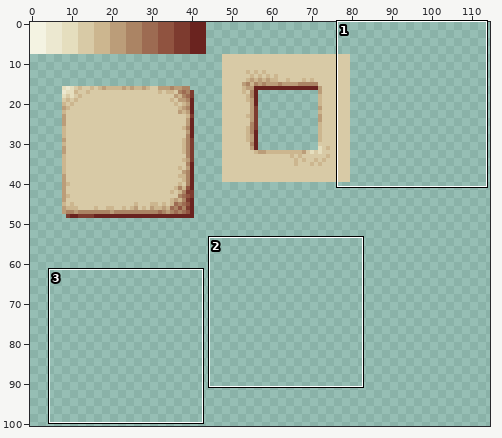
File history of a sprite sheet, png/paper.png. Above, an overview of the earlier version with the close-up marked.
Close-up. The starting point:
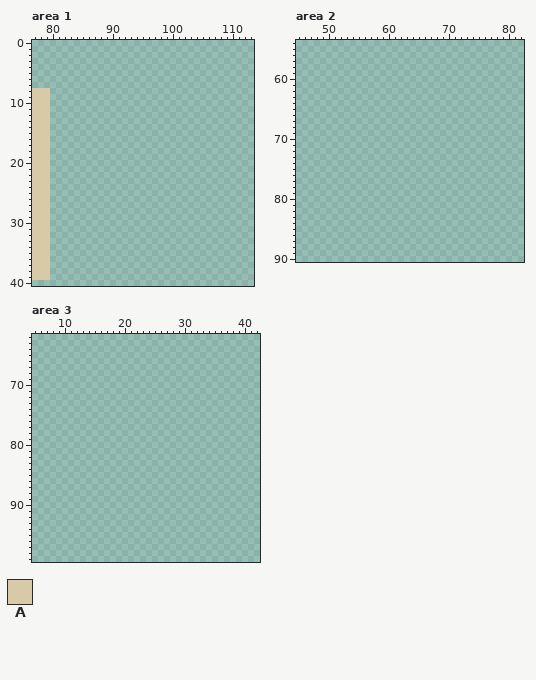
The file is 256x256 pixels. Colours within 5 levels of each other are drawn and written as one. Shown: area 1: x 77..113, y 0..40; area 2: x 45..82, y 54..90; area 3: x 5..42, y 62..99. The wide view leaves out empty margins.
Palette (. is transparent): A #d8caa6
Pixels before, area 1, first column x 77:
 8 AAA
 9 AAA
10 AAA
11 AAA
12 AAA
13 AAA
14 AAA
15 AAA
16 AAA
17 AAA
18 AAA
19 AAA
20 AAA
21 AAA
22 AAA
23 AAA
24 AAA
25 AAA
26 AAA
27 AAA
28 AAA
29 AAA
30 AAA
31 AAA
32 AAA
33 AAA
34 AAA
35 AAA
36 AAA
37 AAA
38 AAA
39 AAA
And afterwards:
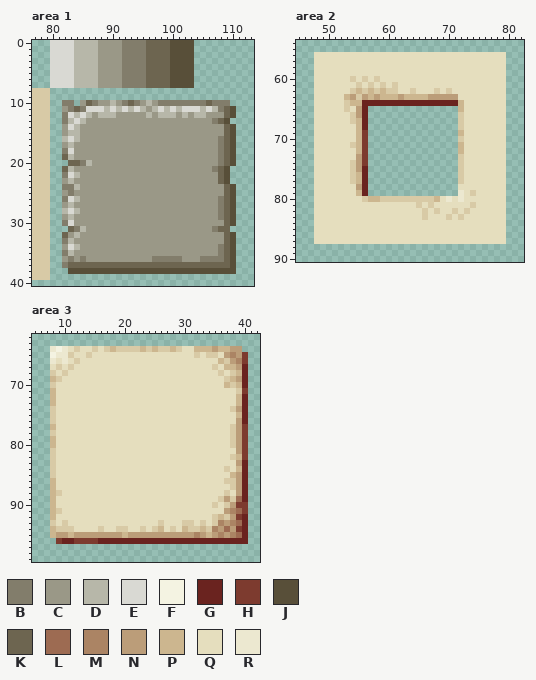
Colours new in this view: B #827d6b  C #9a9887  D #b7b7a9  E #d9d9d3  F #f4f3e2  G #6a231f  H #7d3b2f  J #584f39  K #6d6550  L #9d6b52  M #ab8464  N #bb9d79  P #ccb68f  Q #e5debe  R #ece8d0
The edit:
Changed rows in their new state; - is an unchanged pixel.
Area 1:
first column x 80:
 0 EEEEDDDDCCCCBBBBKKKKJJJJ-------
 1 EEEEDDDDCCCCBBBBKKKKJJJJ-------
 2 EEEEDDDDCCCCBBBBKKKKJJJJ-------
 3 EEEEDDDDCCCCBBBBKKKKJJJJ-------
 4 EEEEDDDDCCCCBBBBKKKKJJJJ-------
 5 EEEEDDDDCCCCBBBBKKKKJJJJ-------
 6 EEEEDDDDCCCCBBBBKKKKJJJJ-------
 7 EEEEDDDDCCCCBBBBKKKKJJJJ-------
10 --BB-CKBCCDCBKBCDCBBBBBBBBKBBB-
11 --CBKBEEEDEDEDEDCDEDEDEEEDEDBKJ
12 --BEDEDCDDDCCCCCDCDDDCDCDDCCCKJ
13 --BDEDCCCCCCCCCCCCCCCCCCCCCBKJ-
14 --CEDCCCCCCCCCCCCCCCCCCCCCCCCKJ
15 --CDDCCCCCCCCCCCCCCCCCCCCCCCCKJ
16 --DEDCCCCCCCCCCCCCCCCCCCCCCCBKJ
17 --CDCCCCCCCCCCCCCCCCCCCCCCCCBKJ
18 --BECCCCCCCCCCCCCCCCCCCCCCCCBKJ
19 --KDCCCCCCCCCCCCCCCCCCCCCCCCBKJ
20 ---KKBDCCCCCCCCCCCCCCCCCCCCCBKJ
21 --KDCCCCCCCCCCCCCCCCCCCCCCCBKJ-
22 --BEDCCCCCCCCCCCCCCCCCCCCCCCKJ-
23 --CDCCCCCCCCCCCCCCCCCCCCCCCCKJ-
24 --BBDCCCCCCCCCCCCCCCCCCCCCCCCKJ
25 --CBCCCCCCCCCCCCCCCCCCCCCCCCCKJ
26 --BEDCCCCCCCCCCCCCCCCCCCCCCCBKJ
27 --CDCCCCCCCCCCCCCCCCCCCCCCCCBKJ
28 --DEDCCCCCCCCCCCCCCCCCCCCCCCBKJ
29 --CDCCCCCCCCCCCCCCCCCCCCCCCCBKJ
30 --BECCCCCCCCCCCCCCCCCCCCCCCCCKJ
31 ---KBDCCCCCCCCCCCCCCCCCCCCCBKK-
32 --KCDCCCCCCCCCCCCCCCCCCCCCCCCKJ
33 --BDCCCCCCCCCCCCCCCCCCCCCCCCCKJ
34 --CEDCCCCCCCCCCCCCCCCCCCCCCCBKJ
35 --BDCCCCCCCCCCCCCCCCCCCCCCCCBKJ
36 --CBCBCCCCCCCCCCCBBBBBCCCBBBBKJ
37 --BKKKKKKKKKKKKKKKKKKKKKKKKKKKJ
38 ---JJJJJJJJJJJJJJJJJJJJJJJJJJJJ
Area 2:
first column x 48:
56 QQQQQQQQQQQQQQQQQQQQQQQQQQQQQQQQ
57 QQQQQQQQQQQQQQQQQQQQQQQQQQQQQQQQ
58 QQQQQQQQQQQQQQQQQQQQQQQQQQQQQQQQ
59 QQQQQQQQQQQQQQQQQQQQQQQQQQQQQQQQ
60 QQQQQQAQAQAQQQQQQQQQQQQQQQQQQQQQ
61 QQQQQQQAQAQAQAQQQQQQQQQQQQQQQQQQ
62 QQQQQQAPAPAPAAQQAQQQAQAQQQQQQQQQ
63 QQQQQPNANPNPPPNPPPPNNNNNQQQQQQQQ
64 QQQQQAPPGGGGGGGGGGGGGGGGPQQQQQQQ
65 QQQQQAQNG---------------PQQQQQQQ
66 QQQQQQANG---------------AQQQQQQQ
67 QQQQQQAPG---------------AQQQQQQQ
68 QQQQQQQPG---------------AQQQQQQQ
69 QQQQQQQPH---------------PQQQQQQQ
70 QQQQQQQPH---------------AQQQQQQQ
71 QQQQQQAPH---------------PQQQQQQQ
72 QQQQQQQPH---------------PQQQQQQQ
73 QQQQQQQNH---------------AQQQQQQQ
74 QQQQQQANH---------------AQQQQQQQ
75 QQQQQQANG---------------AQQQQQQQ
76 QQQQQQAPG---------------AQQQQQQQ
77 QQQQQQAPG---------------AQQQQQQQ
78 QQQQQQQNG---------------QQQQQQQQ
79 QQQQQQQPG---------------RQAQQQQQ
80 QQQQQQQQAPPAAAAAAAAAPQRQRQQQQQQQ
81 QQQQQQQQQQQQQQQQQAQAQQQQQQAQQQQQ
82 QQQQQQQQQQQQQQQQQQAQAQQAQAQQQQQQ
83 QQQQQQQQQQQQQQQQQQAQQQAQAQQQQQQQ
84 QQQQQQQQQQQQQQQQQQQQQQQQQQQQQQQQ
85 QQQQQQQQQQQQQQQQQQQQQQQQQQQQQQQQ
86 QQQQQQQQQQQQQQQQQQQQQQQQQQQQQQQQ
87 QQQQQQQQQQQQQQQQQQQQQQQQQQQQQQQQ
Area 3:
first column x 8:
 64 RFRQAQQAQAPAAAAPAPAAPAQQPPPNPPNN-
 65 FRRAQQAQQQQQQQQQQQQQQQQQAQAAQNMNH
 66 RQRQAQQQQQQQQQQQQQQQQQQQQQQQPANMH
 67 QAQAQQQQQQQQQQQQQQQQQQQQQQQAQPPNG
 68 AQAQQQQQQQQQQQQQQQQQQQQQQQQQAQAPG
 69 PAQQQQQQQQQQQQQQQQQQQQQQQQQQQAPNG
 70 AQQQQQQQQQQQQQQQQQQQQQQQQQQQQPAPG
 71 PQQQQQQQQQQQQQQQQQQQQQQQQQQQQQQAH
 72 PQQQQQQQQQQQQQQQQQQQQQQQQQQQQQQPG
 73 PQQQQQQQQQQQQQQQQQQQQQQQQQQQQQQPG
 74 AQQQQQQQQQQQQQQQQQQQQQQQQQQQQQANG
 75 AQQQQQQQQQQQQQQQQQQQQQQQQQQQQQQPG
 76 AQQQQQQQQQQQQQQQQQQQQQQQQQQQQQQNG
 77 PQQQQQQQQQQQQQQQQQQQQQQQQQQQQQANH
 78 AQQQQQQQQQQQQQQQQQQQQQQQQQQQQQANH
 79 PQQQQQQQQQQQQQQQQQQQQQQQQQQQQQANH
 80 PQQQQQQQQQQQQQQQQQQQQQQQQQQQQQANH
 81 AQQQQQQQQQQQQQQQQQQQQQQQQQQQQQQNH
 82 AQQQQQQQQQQQQQQQQQQQQQQQQQQQQQAPH
 83 AQQQQQQQQQQQQQQQQQQQQQQQQQQQQQQNG
 84 AQQQQQQQQQQQQQQQQQQQQQQQQQQQQAQPG
 85 AQQQQQQQQQQQQQQQQQQQQQQQQQQQQQPNG
 86 PQQQQQQQQQQQQQQQQQQQQQQQQQQQQAANG
 87 PQQQQQQQQQQQQQQQQQQQQQQQQQQQQQANG
 88 PAQQQQQQQQQQQQQQQQQQQQQQQQQQQAQNG
 89 PQQQQQQQQQQQQQQQQQQQQQQQQQQQANALG
 90 PQQQQQQQQQQQQQQQQQQQQQQQQQQAQANHH
 91 PAQQQQQQQQQQQQQQQQQQQQQQQQQQQNMLH
 92 PQQQQQQQQQQQQQQQQQQQQQQQQQQAPANHG
 93 AQAQQQQQQQQQQQQQQQAQQQAAQAQAMNMLG
 94 PAAAQQQQAQQAAQQAQAPQAQPAAPAMNLNHG
 95 PNNPNNNNNNNNPNNNNNNNNNNNMNPNMNMLG
 96 -HGGHHHHGGGGGGGGGGGGGGGGGGGGGGGGG
Where, in picture pixels (left, top, right, bottom), the same in both close-ups:
added: (50, 40, 236, 274)
added: (314, 52, 506, 244)
added: (50, 346, 248, 544)
